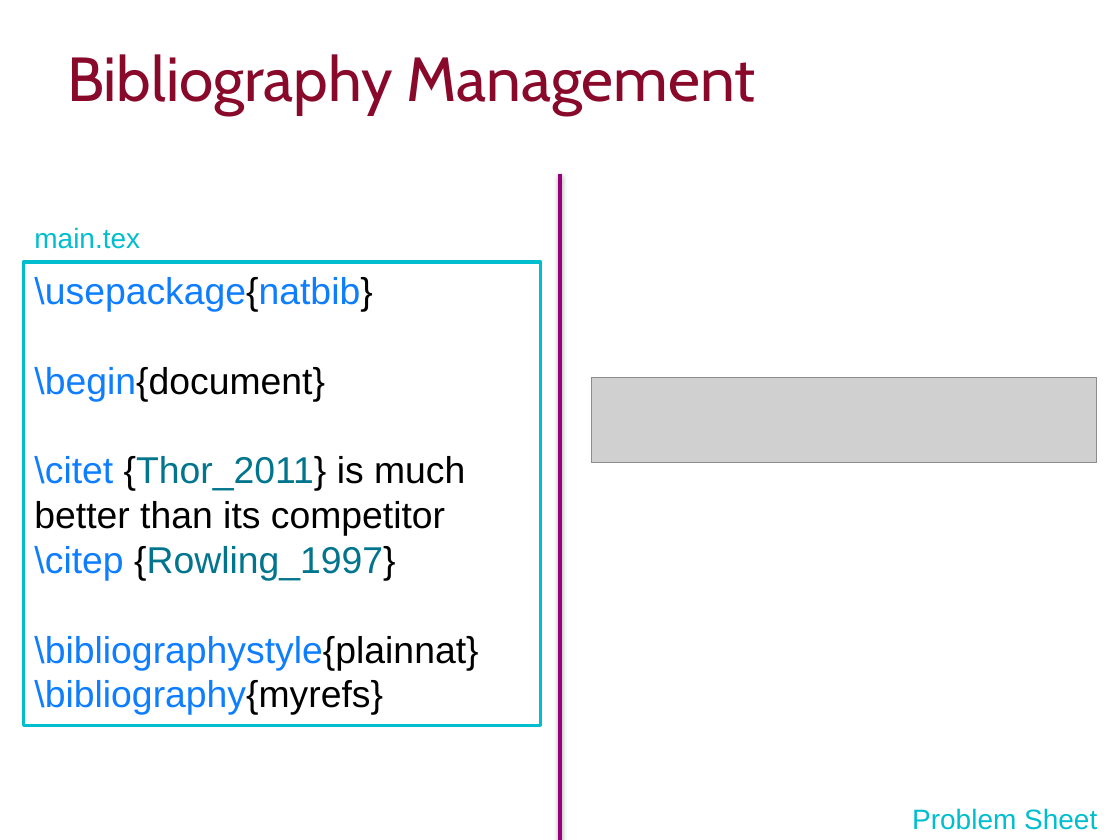
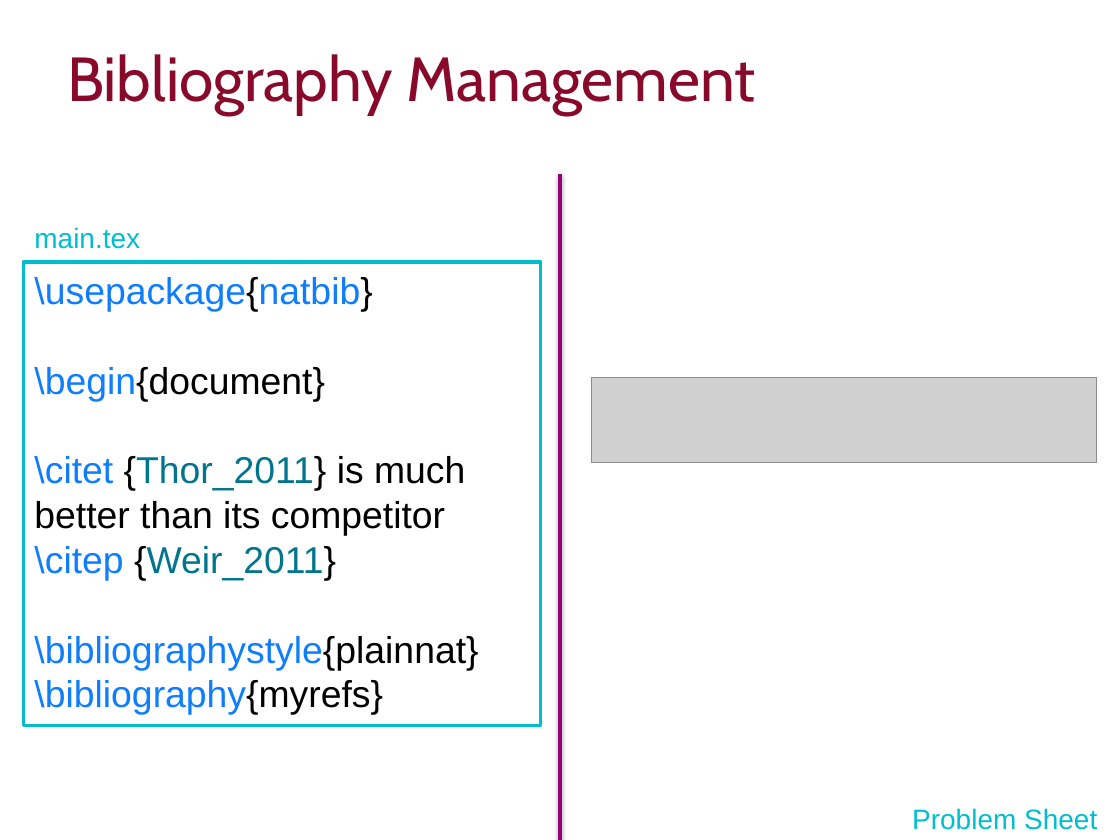
Before and after one commit to ImperialCollegeLondon/RCDS-introduction-to-latex, a slide deck: slide 24 of Intro to Latex Slides.pptx. Drawn at 1120x840 pixels with LibreOffice and Linux fonts; fonts in the diff are those of the drawing; grey boxes stand for pictures; background and template pictures are left out. Boxes give left, top, right and bottom in pixels: in the first picture for what was removed or moved away, otherwise in the second. Text is boxed around its words. In the diff, an @@ line names an element or a change of style, - is before the commit and + after.

Commit message:
Updated bibligroaphy example

```diff
--- a/Intro to Latex Slides.pptx
+++ b/Intro to Latex Slides.pptx
@@ text in rectangle at (34,456,465,581): text changed @@
-\citet {Thor_2011} is much better than its competitor \citep {Rowling_1997}
+\citet {Thor_2011} is much better than its competitor \citep {Weir_2011}
```
